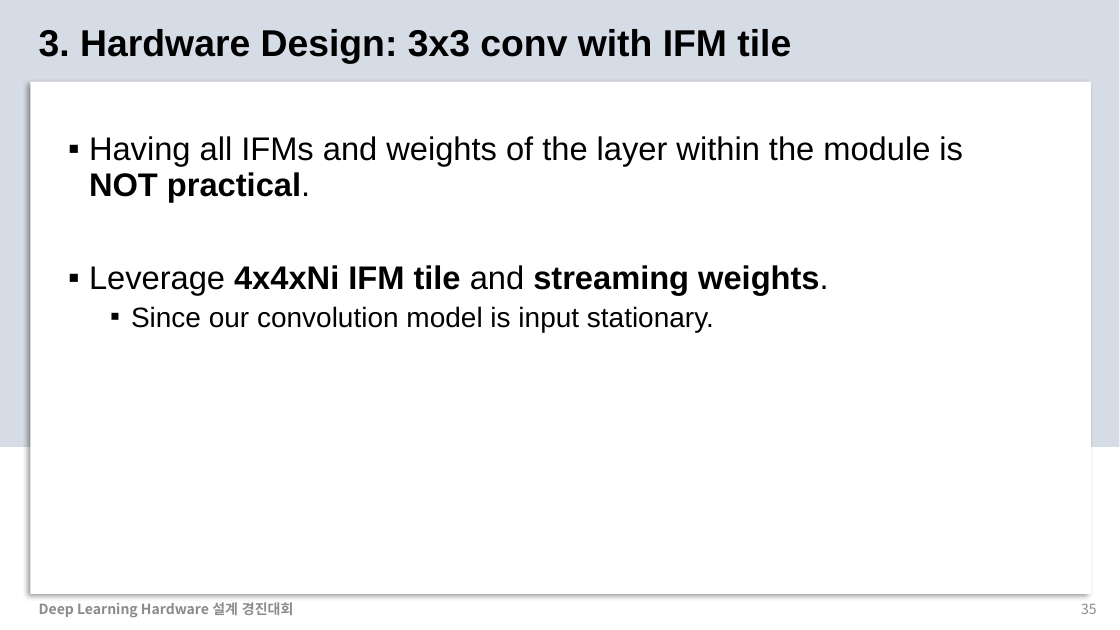
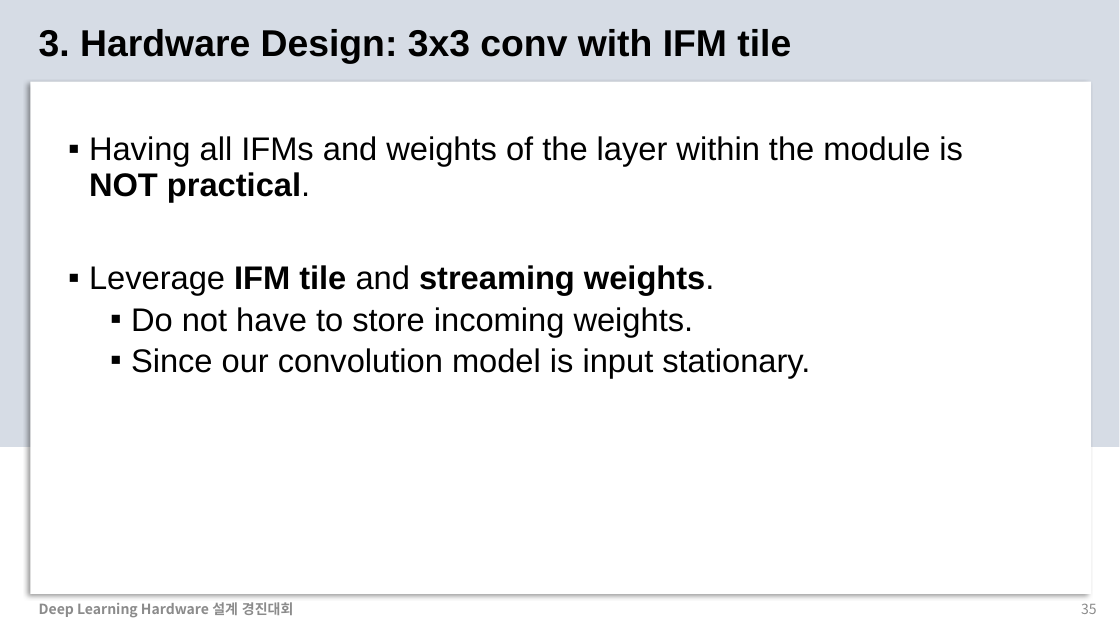
Before and after one commit to chaangwoo/AIX2024_ChipChamps, a slide deck: slide 35 of 2_Presentation/AIX2024_ChipChamps.pptx. Drawn at 1120x630 pixels with LibreOffice and Linux fonts; fonts in the diff are those of the drawing. Boxes give left, top, right and bottom in pixels: in the first picture for what was removed or moved away, otherwise in the second. Text is boxed around its words. In the diff, an @@ line names an element or a change of style, - is before the commit and + after.

```diff
--- a/2_Presentation/AIX2024_ChipChamps.pptx
+++ b/2_Presentation/AIX2024_ChipChamps.pptx
@@ text at (x1=89, y1=265, x2=714, y2=337): text changed; bold off @@
-▪ Leverage 4x4xNi IFM tile and streaming weights.
+▪ Leverage IFM tile and streaming weights.
+  ▪ Do not have to store incoming weights.
@@ text at (x1=131, y1=348, x2=810, y2=378): size 24 to 28 pt in "Since our convolution model is input stationary." @@
```
Also in this commit, not shown: 9 other slides changed, 5 slides added, 1 slide removed.
